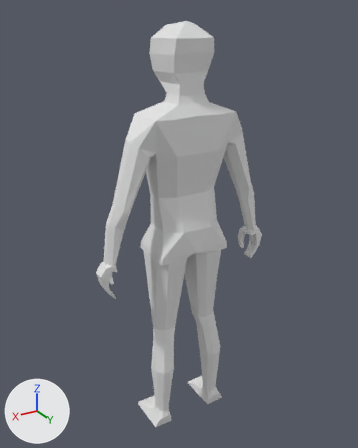
A saved change to the Blender file DevelopmentAssets/Character/character_model.blend.
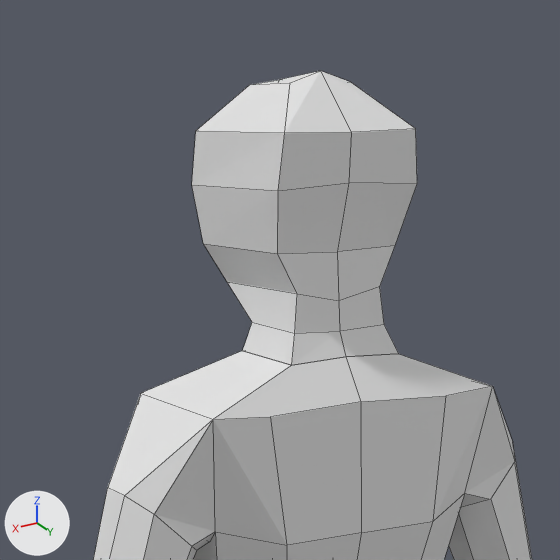
Each version is shown whole from a 50 mm camera at (2.68, 4.39, 2.44) aimed at (-0.01, -0.1, 0.19), then close up on the part from 26% to 71% of the width and 0% to 36% of the height. The axes (+X, +Y, +Z) are drawn at lower left. The lights are the same throughout. The close-ups show mesh edges as thin lines.
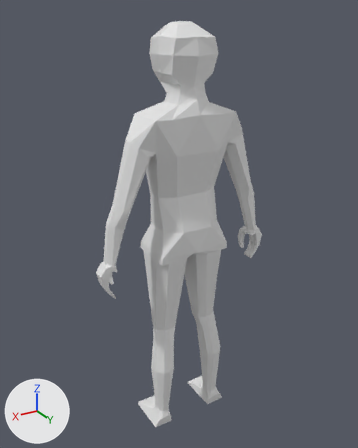
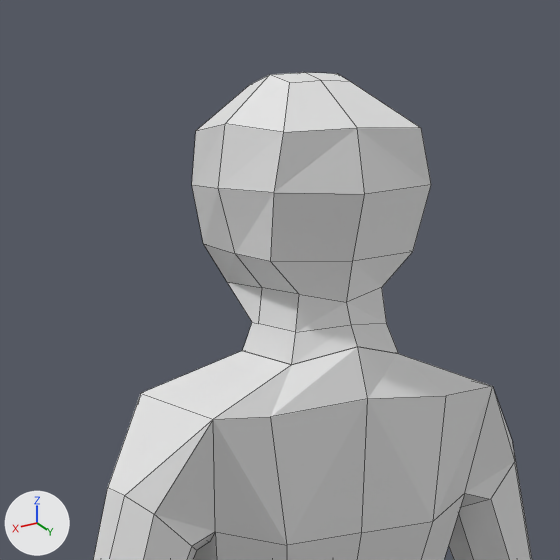
The change, as a diff of the scene's bpy script:
```diff
--- a/DevelopmentAssets/Character/character_model.blend.py
+++ b/DevelopmentAssets/Character/character_model.blend.py
@@ me_cube_001 @@
 # used by ob_cube; location = (0.0, 0.0, 0.162); scale = (0.183, 0.183, 0.183)
-me_cube_001.from_pydata(...)  # 265 vertices, 251 faces; spans x -0.2..5.8, y -1.6..1.8, z -13.8..12.0
+me_cube_001.from_pydata(...)  # 272 vertices, 257 faces; spans x -0.4..5.8, y -2.0..1.8, z -13.8..11.9
+# me_cube_001 part 1
+# 10 faces are deleted
+# 3 vertices in x -0.1, y 0.9..1.1, z 7.9..8.2 move by (0.1, 0.4, 0.2)
+# 13 vertices move from x -0.2..1.2, y -1.6..1.6, z 7.3..12.0 to x -0.4..1.5, y -2.0..1.8, z 7.3..11.8
+# 7 vertices are added at x -0.1..1.4, y -0.2..1.3, z 8.3..11.9
+# 16 new faces join them
```

Boxes (x1, y1, x2, y2) around the edits, measured in the close-ups (560 x 560 px):
'Cube', reshaped
    before: (93, 71, 532, 560)
    after: (93, 72, 532, 560)
part 1 of me_cube_001, built on
    before: (195, 71, 490, 529)
    after: (195, 72, 490, 529)
